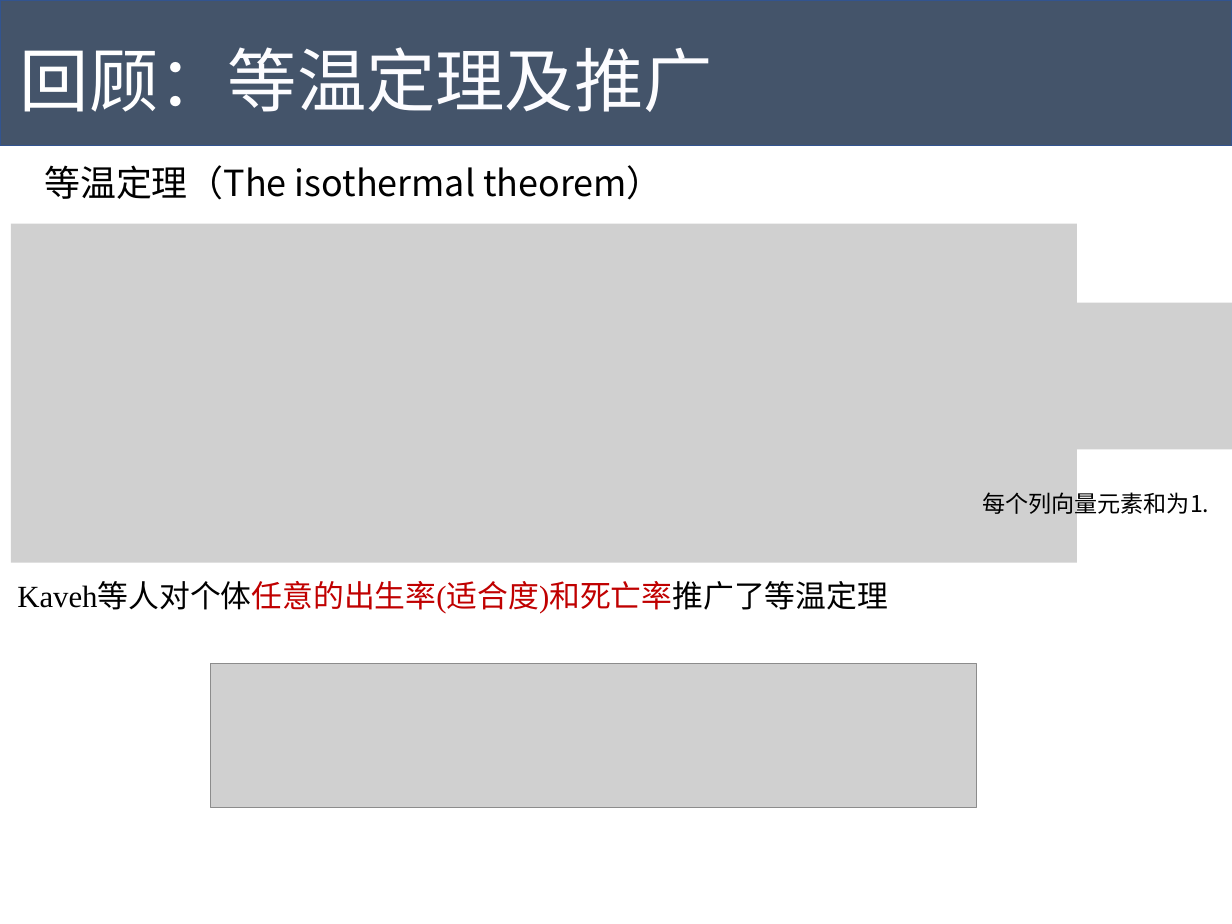
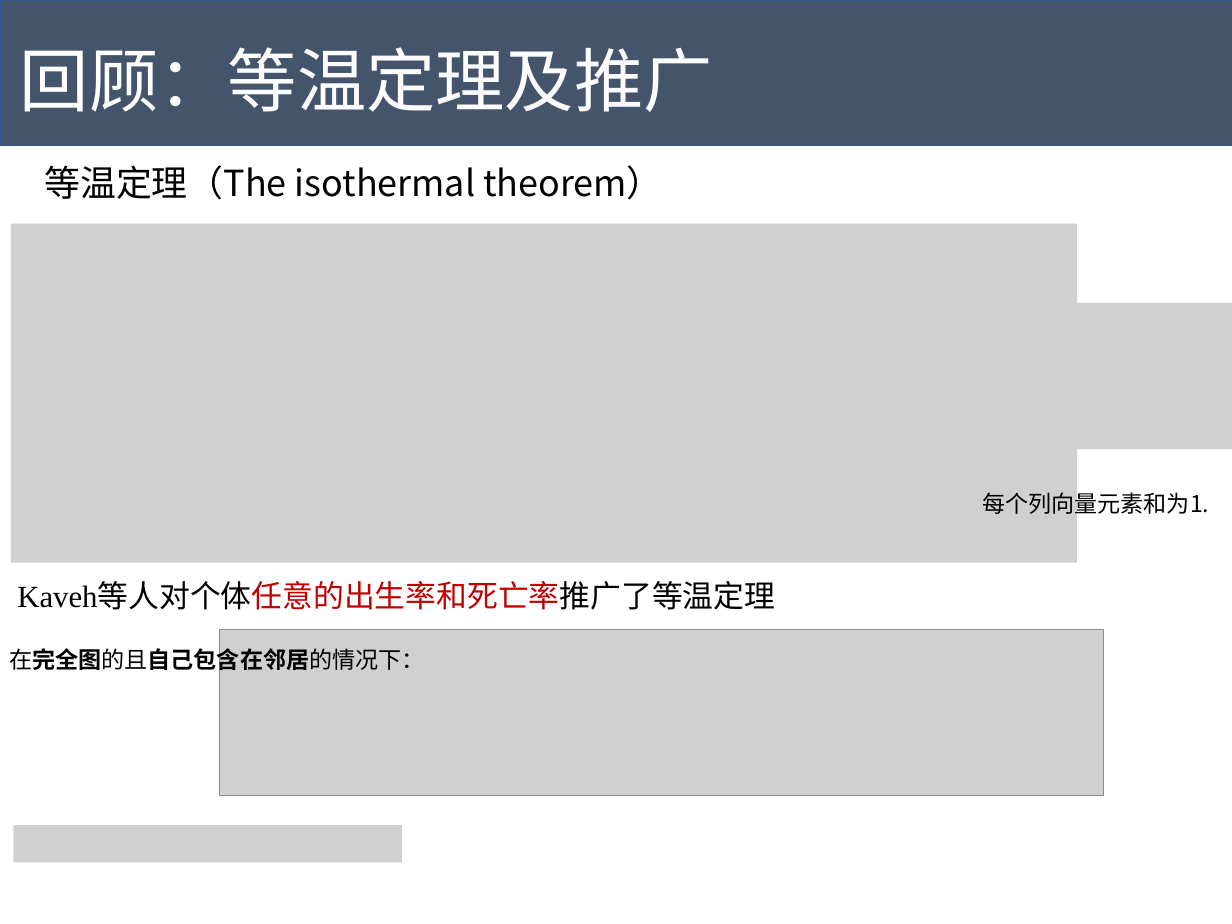
Before and after one commit to Tigerrr07/GNN-tiger, a slide deck: slide 7 of dynamics/pre.pptx. Drawn at 1232x924 pixels with LibreOffice and Linux fonts; fonts in the diff are those of the drawing; grey boxes stand for pictures. Boxes give left, top, right and bottom in pixels: in the first picture for what was removed or moved away, otherwise in the second. Text is boxed around its words. In the diff, an @@ line names an element or a change of style, - is before the commit and + after.

```diff
--- a/dynamics/pre.pptx
+++ b/dynamics/pre.pptx
@@ text at (x1=17, y1=583, x2=775, y2=610): text changed @@
-Kaveh等人对个体任意的出生率(适合度)和死亡率推广了等温定理
+Kaveh等人对个体任意的出生率和死亡率推广了等温定理
@@ picture resized from (x1=211, y1=664, x2=977, y2=808) to (x1=219, y1=629, x2=1104, y2=796) @@
@@ text added at (x1=9, y1=645, x2=425, y2=674), 18 pt, text #000000, bold @@
+在完全图的且自己包含在邻居的情况下：
@@ picture added at (x1=13, y1=825, x2=402, y2=862) @@
```
Also in this commit, not shown: 7 other slides changed, 3 slides added, 1 other file.
